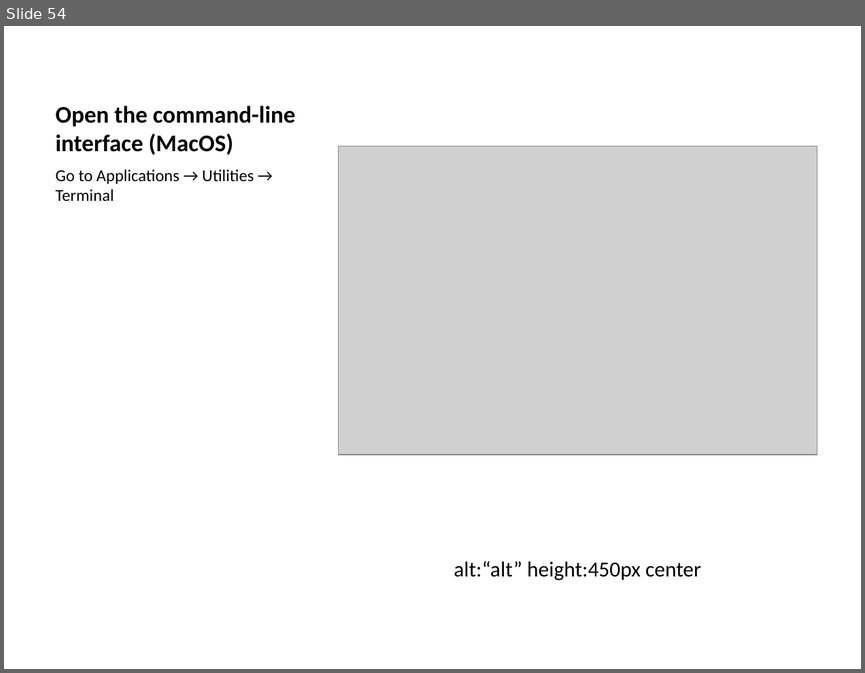
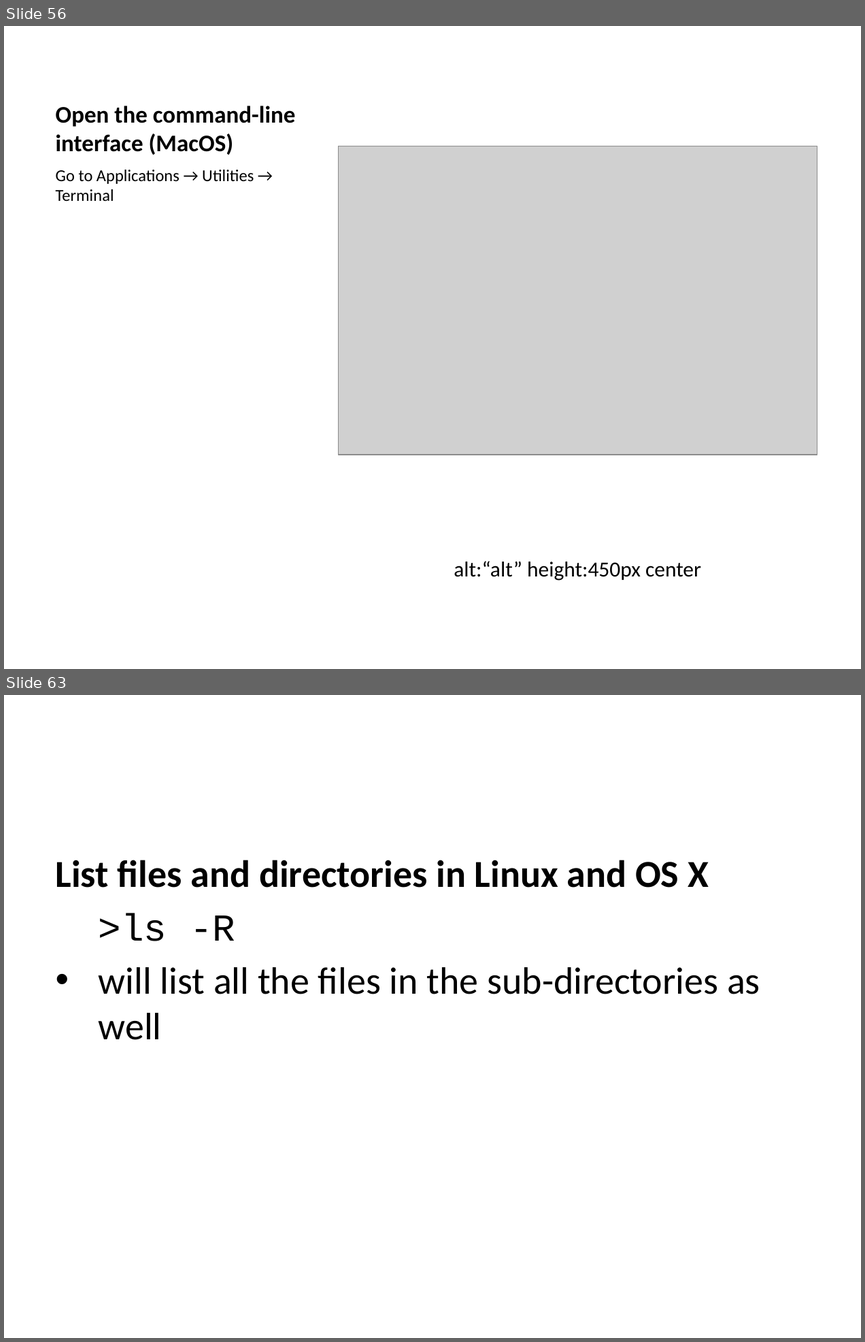
Before and after one commit to ucoruh/ce103-algorithms-and-programming-I, a slide deck: docs/week-1-intro/ce103-week-1-intro.en.md_word.pptx. Shown one above the other, each under a label of ours: slide 54 before the commit, slides 56 and 63 after it; the slides between them are not shown. The pictures are 865x673 and 865x1342 pixels, drawn with LibreOffice and Linux fonts; fonts in the diff are those of the drawing; grey boxes stand for pictures. Boxes give left, top, right and bottom in pixels: in the first picture for what was removed or moved away, otherwise in the second. Text is boxed around its words. In the diff, an @@ line names an element or a change of style, - is before the commit and + after.

```diff
--- a/docs/week-1-intro/ce103-week-1-intro.en.md_word.pptx
+++ b/docs/week-1-intro/ce103-week-1-intro.en.md_word.pptx
@@ slide 63 added at (4, 695, 861, 1338), background #FFFFFF @@
@@ text added at (56, 860, 760, 1040), 32 pt, text #000000 @@
+List files and directories in Linux and OS X
+>ls -R
+• will list all the files in the sub-directories as well
@@ what was slide 54 is now slide 56 @@
```
Also in this commit, not shown: 3 slides changed, 94 other slides added, 2 slides removed, 11 other files.
